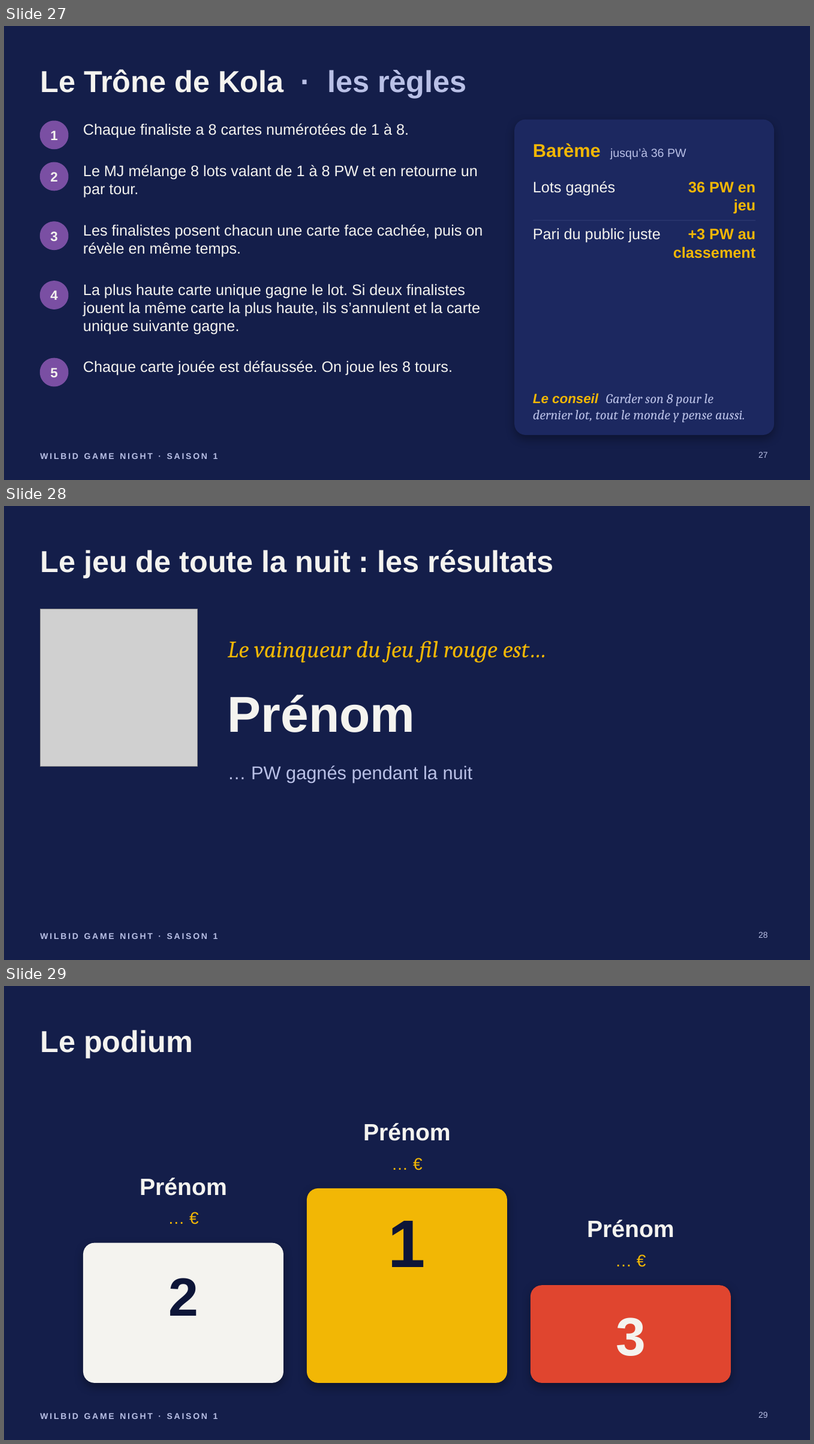
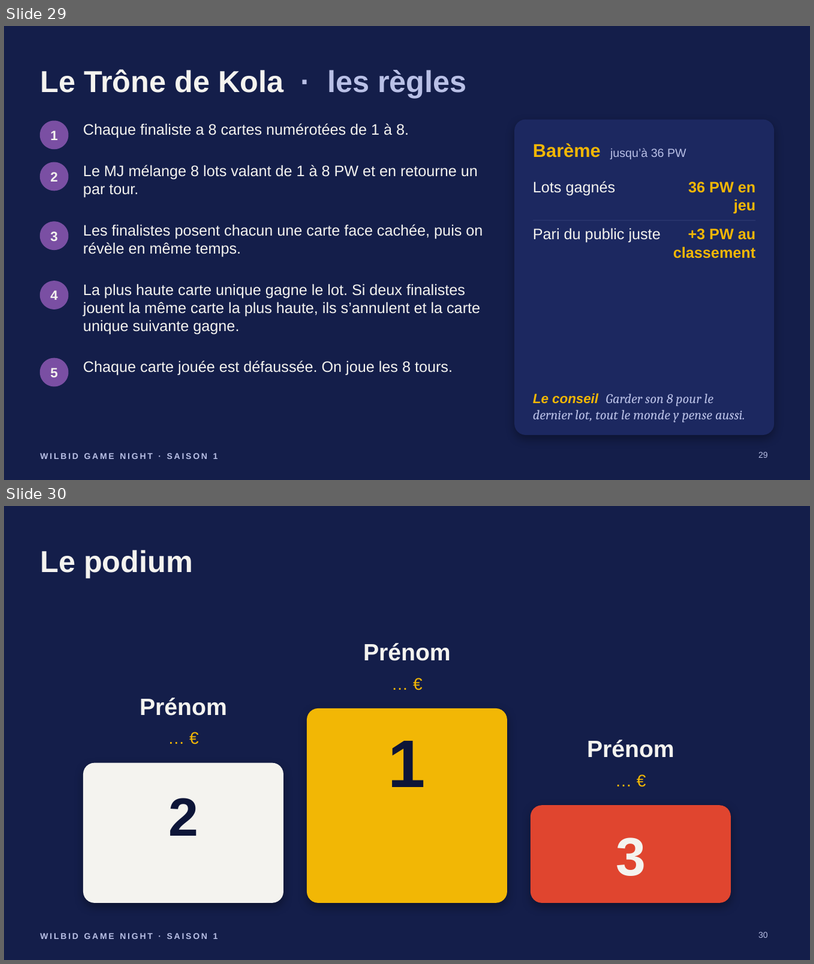
Before and after one commit to sedsgd/wilbid_game_night, a slide deck: documents/presentation-jour-j/Wilbid-presentation-jour-J.pptx. Shown one above the other, each under a label of ours: slides 27, 28 and 29 before the commit, slides 29 and 30 after it. The pictures are 814x1444 and 814x964 pixels, drawn with LibreOffice and Linux fonts; fonts in the diff are those of the drawing; grey boxes stand for pictures. Boxes give left, top, right and bottom in pixels: in the first picture for what was removed or moved away, otherwise in the second. Text is boxed around its words. In the diff, an @@ line names an element or a change of style, - is before the commit and + after.

```diff
--- a/documents/presentation-jour-j/Wilbid-presentation-jour-J.pptx
+++ b/documents/presentation-jour-j/Wilbid-presentation-jour-J.pptx
@@ slide 28 removed at (4, 506, 810, 960), background #141E4A; not listed: 1 template element that a slide beside it also shows @@
@@ title removed at (40, 550, 554, 578) @@
-Le jeu de toute la nuit : les résultats
@@ picture removed at (40, 609, 198, 766) @@
@@ text removed at (228, 640, 547, 663) @@
-Le vainqueur du jeu fil rouge est…
@@ text removed at (228, 694, 416, 732) @@
-Prénom
@@ text removed at (251, 765, 473, 783) @@
-… PW gagnés pendant la nuit
@@ page number removed at (759, 931, 768, 937) @@
-28
@@ what was slide 27 is now slide 29 @@
@@ page number at (759, 451, 768, 457): text changed @@
-27
+29
@@ what was slide 29 is now slide 30 @@
@@ page number at (759, 931, 768, 937): text changed @@
-29
+30
```
Also in this commit, not shown: 2 slides changed, 4 slides added, 2 other slides removed, 2 other files.
